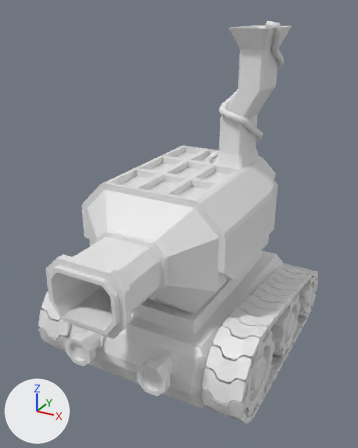
A saved change to the Blender file Modelos_enemigos/Semillero_v6.blend.
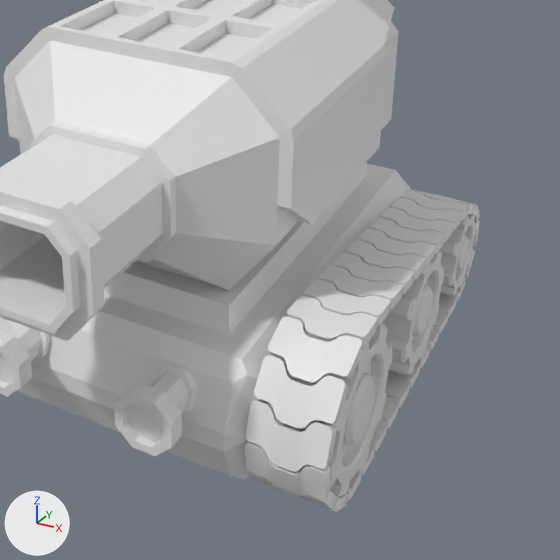
The first picture shows the older version from a camera (50 mm lens) standing at (1.44, -2.72, 2.28) and looking at (0.01, -0.12, 0.98). The close-ups show both versions on the part from 22% to 100% of the width and 38% to 100% of the height of that picture; other places that the commit changed are outside them. Arrows for +X, +Y and +Z are at lower left; the lights stay in place.

In view in the first close-up: 'Base', 'Cuerpo', 'Engranaje1', 'Engranaje2', 'Engranaje3', 'Faro', 'Tapa', 'Tracks'.
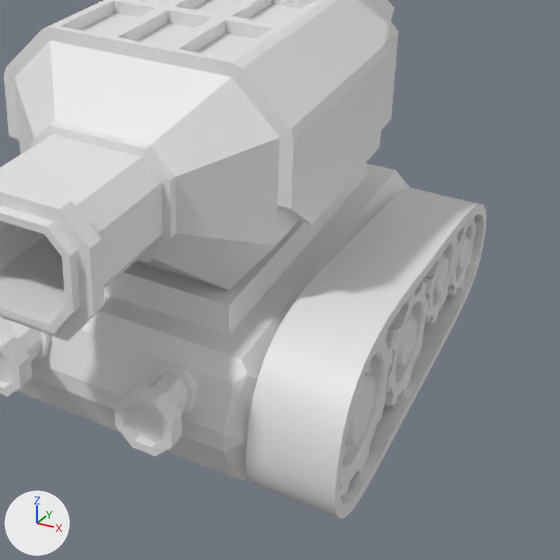
Pixel boxes [x1, y1, x2, y2] of what changed, in the close-ups (560 x 560 px):
'Tracks2', added: after [246, 188, 487, 519]
'Tracks', hidden: before [244, 190, 480, 512]
'Engranaje2', moved, turned, rescaled: before [382, 250, 444, 375]; after [385, 280, 429, 406]
'Engranaje3', reshaped, moved, turned, rescaled: before [440, 212, 476, 296]; after [423, 235, 458, 324]

Diff of the bpy script that builds the scene:
```diff
--- a/Modelos_enemigos/Semillero_v6.blend.py
+++ b/Modelos_enemigos/Semillero_v6.blend.py
@@ mat_uv_grid @@
+mat_uv_grid = principled_material('UV_Grid')
+mat_uv_grid.base_color = (0.8, 0.8, 0.8)  # white #e7e7e7
@@ me_cylinder_006 @@
+me_cylinder_006 = me_cylinder_008.copy(); me_cylinder_006.name = 'Cylinder.006'  # the mesh of ob_engranaje2
@@ me_beziercircle_003 @@
+me_beziercircle_003.from_pydata(...)  # 192 vertices, 192 faces; spans x -0.31..0.27, y -0.68..0.94, z -0.12..0.15
+me_beziercircle_003.polygons.foreach_set('use_smooth', [True] * 192)
+me_beziercircle_003.materials.append(mat_uv_grid)  # its picture is missing
@@ ob_engranaje2 @@
 ob_engranaje2 = bpy.data.objects.new('Engranaje2', me_cylinder_008)
-ob_engranaje2.location = (0.671, 0.175, 0.262)
+ob_engranaje2.location = (0.671, 0.003, 0.245)
+ob_engranaje2.rotation_euler = (-0.0538, 0.0, 0.0)  # degrees (-3.1, 0, 0)
+ob_engranaje2.scale = (1.0, 0.966, 0.966)
 _m = ob_engranaje2.modifiers.new('Mirror', 'MIRROR')
@@ ob_engranaje3 @@
-ob_engranaje3 = bpy.data.objects.new('Engranaje3', me_cylinder_010)
-ob_engranaje3.location = (0.671, 0.688, 0.218)
+ob_engranaje3 = bpy.data.objects.new('Engranaje3', me_cylinder_006)
+ob_engranaje3.location = (0.671, 0.372, 0.297)
+ob_engranaje3.rotation_euler = (0.306, 0.0, 0.0)  # degrees (18, 0, 0)
+ob_engranaje3.scale = (1.0, 0.823, 0.823)
 _m = ob_engranaje3.modifiers.new('Mirror', 'MIRROR')
@@ ob_tracks @@
 _m = ob_tracks.modifiers.new('Mirror', 'MIRROR')
 _m.mirror_object = ob_plane_mirror
+ob_tracks.hide_render = True
@@ ob_tracks2 @@
+ob_tracks2 = bpy.data.objects.new('Tracks2', me_beziercircle_003)
+ob_tracks2.location = (0.611, -0.045, 0.271)
+ob_tracks2.rotation_euler = (0.0, 1.571, 0.0)  # degrees (0, 90, 0)
+_m = ob_tracks2.modifiers.new('Mirror', 'MIRROR')
+_m.use_axis = (False, False, True)
+_m.mirror_object = ob_plane_mirror
```
